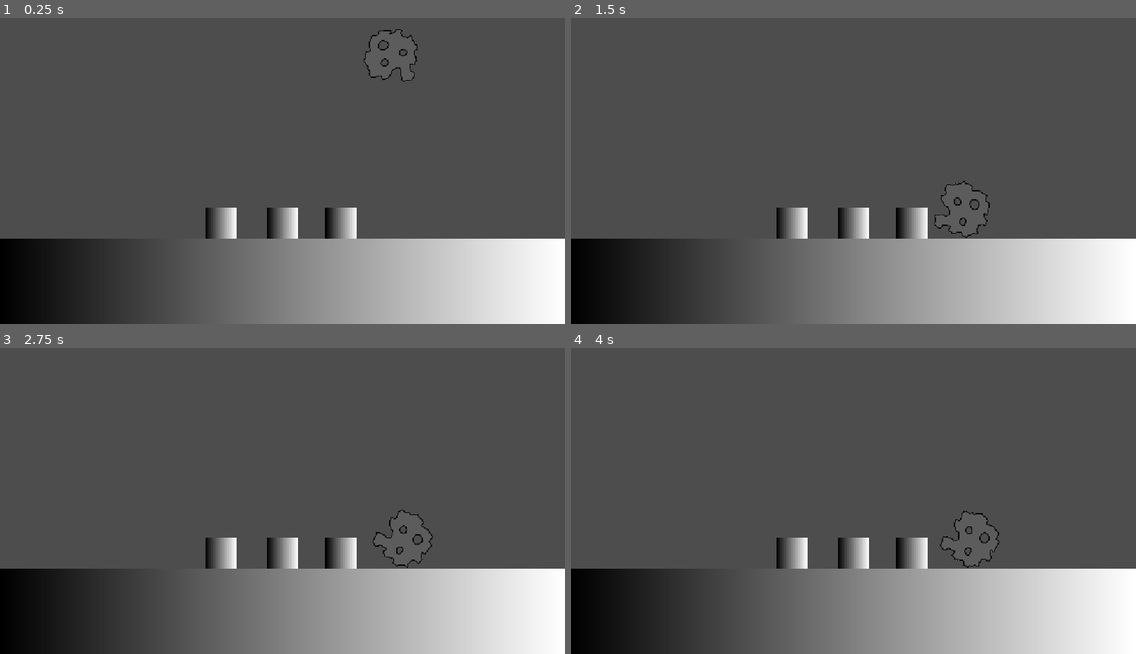
Above: before the commit, frames 1-4 (two rows, left to right).
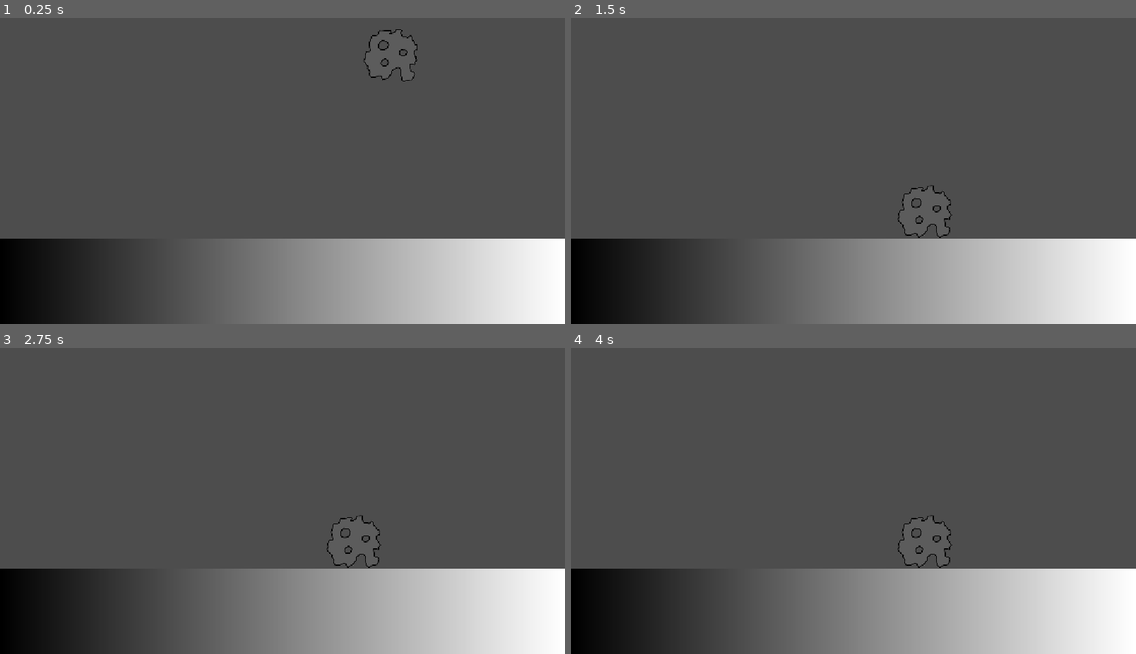
Above: after the commit, the same moments.

Repository: AndrewHay/meteor-strike
Game: Godot game, scene res://root.tscn
Two runs of this game, one before a commit and one after it. Both use one fixed random seed, a clock stepped at 60 frames per second and the inputs below.
Inputs:
- Up to frame 1 (0.25 s): no input
- Up to frame 2 (1.5 s): no input
- Up to frame 3 (2.75 s): no input
- Up to frame 4 (4 s): no input

The runs differ from the first frame. In frame 1, 1.4% of the frame differs, in the area x 36-64%, y 61-73%; in frame 2, 1.6%; in frame 3, 1.6%, in the area x 36-77%, y 52-73%; in frame 4, 1.6%.

Commit message:
merge conflicts

Diff:
--- a/house.tscn
+++ /dev/null
@@ -1,17 +0,0 @@
-[gd_scene format=3 uid="uid://cbcdxli8t5l72"]
-
-[sub_resource type="RectangleShape2D" id="RectangleShape2D_fjf38"]
-size = Vector2(64, 64)
-
-[sub_resource type="Gradient" id="Gradient_vho56"]
-
-[sub_resource type="GradientTexture2D" id="GradientTexture2D_vho56"]
-gradient = SubResource("Gradient_vho56")
-
-[node name="House" type="RigidBody2D" unique_id=1658777344]
-
-[node name="CollisionShape2D" type="CollisionShape2D" parent="." unique_id=612219287]
-shape = SubResource("RectangleShape2D_fjf38")
-
-[node name="Sprite2D" type="Sprite2D" parent="." unique_id=77758931]
-texture = SubResource("GradientTexture2D_vho56")
--- a/root.tscn
+++ b/root.tscn
@@ -1,8 +1,9 @@
 [gd_scene format=3 uid="uid://b27qhu1jpmdvj"]
 
 [ext_resource type="PackedScene" uid="uid://cnavm0immy15t" path="res://static_box.tscn" id="1_pq8q7"]
-[ext_resource type="PackedScene" uid="uid://cbcdxli8t5l72" path="res://house.tscn" id="1_pyidc"]
+
 [ext_resource type="PackedScene" uid="uid://dmm3jw2q47u2m" path="res://meteor/meteor.tscn" id="1_vvh5c"]
+[ext_resource type="PackedScene" uid="uid://cbcdxli8t5l72" path="res://house/house.tscn" id="1_pyidc"]
 
 [node name="Root" type="Node2D" unique_id=2002437452]
 
